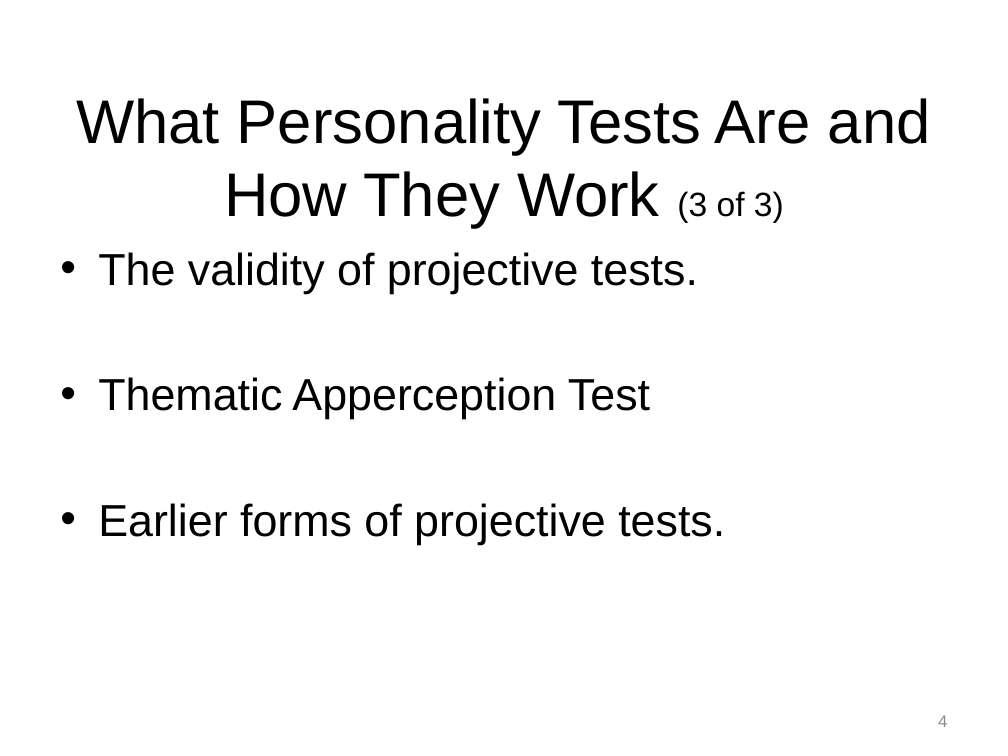
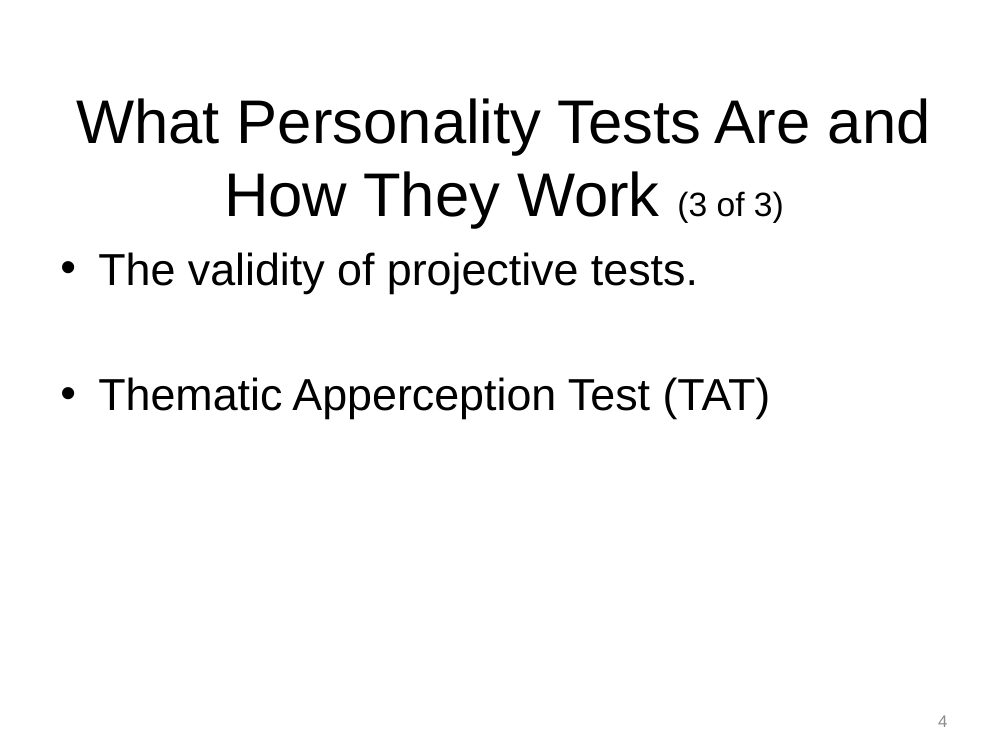
Before and after one commit to npm27/Teaching-Materials, a slide deck: slide 4 of Tests and Eval/Fall 26/Slides/10 Chapter 10.pptx. Drawn at 1008x756 pixels with LibreOffice and Linux fonts; fonts in the diff are those of the drawing. Boxes give left, top, right and bottom in pixels: in the first picture for what was removed or moved away, otherwise in the second. Text is boxed around its words. In the diff, an @@ line names an element or a change of style, - is before the commit and + after.

```diff
--- a/Tests and Eval/Fall 26/Slides/10 Chapter 10.pptx
+++ b/Tests and Eval/Fall 26/Slides/10 Chapter 10.pptx
@@ text at bbox=[98, 377, 771, 419]: text changed @@
-• Thematic Apperception Test
-• Earlier forms of projective tests.
+• Thematic Apperception Test (TAT)
```
Also in this commit, not shown: 5 other slides changed, 6 slides added, 2 slides removed, 1 other file.
